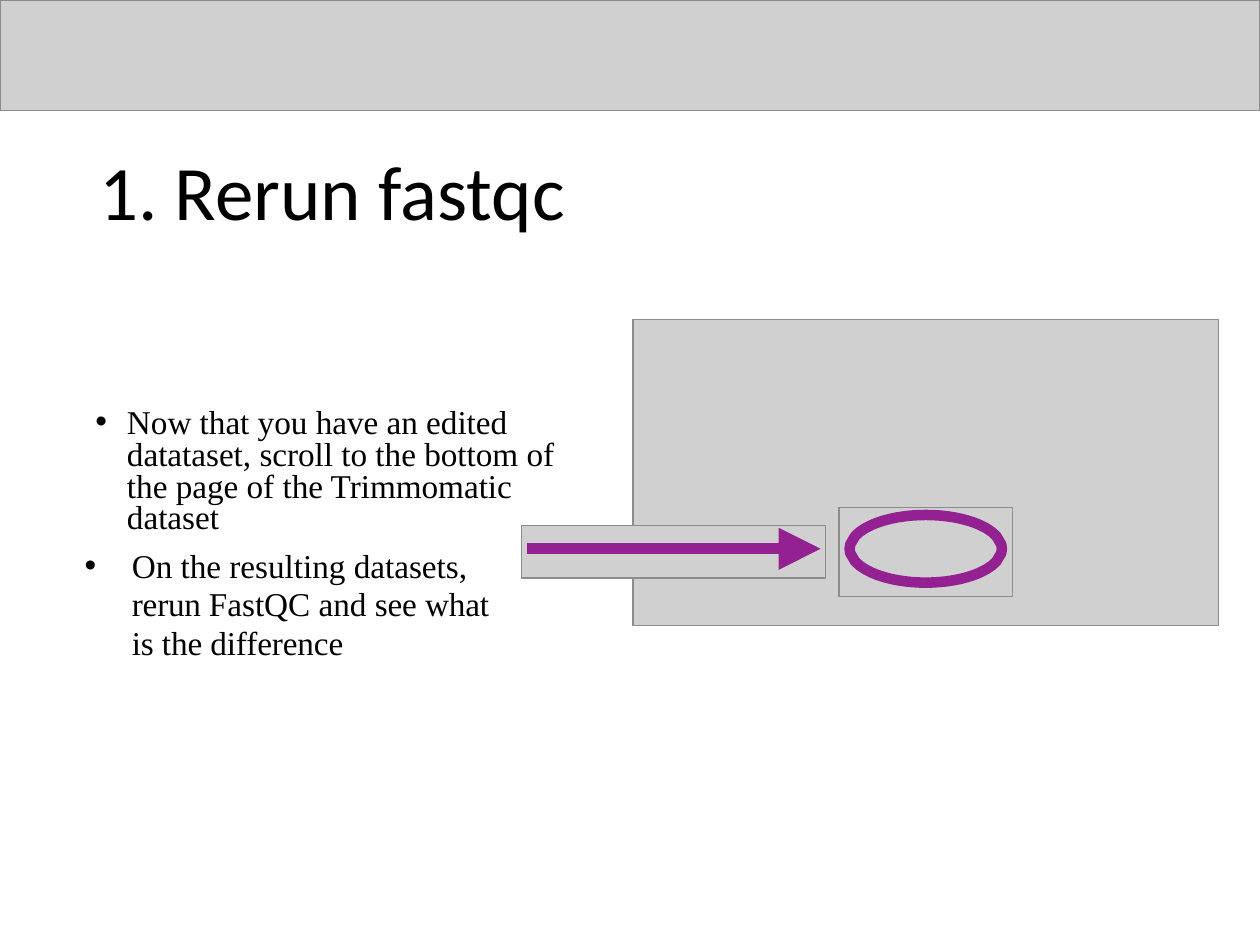
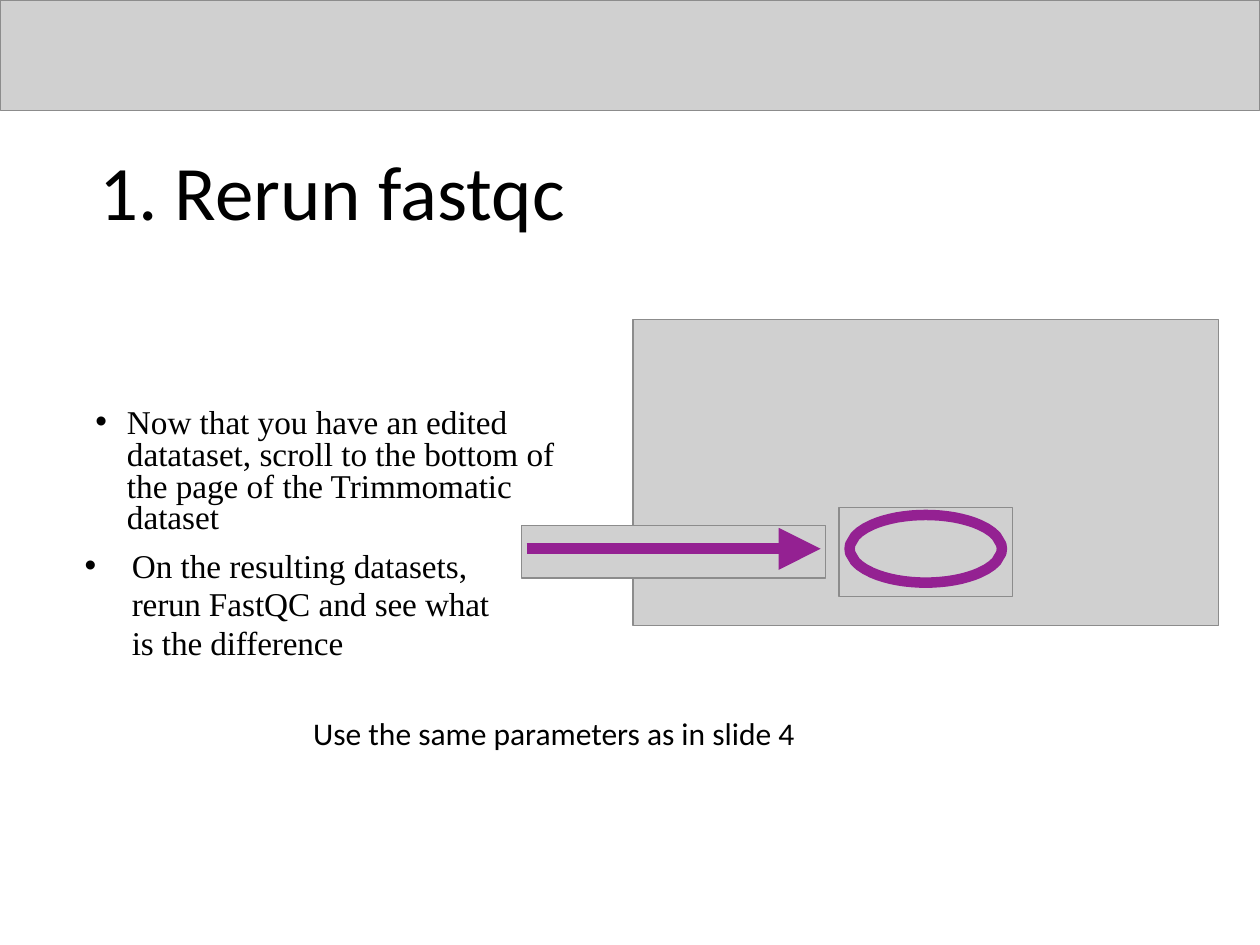
Before and after one commit to zajacn/metagenomics_course_FGCZ, a slide deck: slide 8 of instructions/FastQC.pptx. Drawn at 1260x945 pixels with LibreOffice and Linux fonts; fonts in the diff are those of the drawing; grey boxes stand for pictures; background and template pictures are left out. Boxes give left, top, right and bottom in pixels: in the first picture for what was removed or moved away, otherwise in the second. Text is boxed around its words. In the diff, an @@ line names an element or a change of style, - is before the commit and + after.

```diff
--- a/instructions/FastQC.pptx
+++ b/instructions/FastQC.pptx
@@ text added at <box>313,723,794,750</box>, 18 pt, text #000000 @@
+Use the same parameters as in slide 4
```
Also in this commit, not shown: 4 other slides changed, 3 other files.
